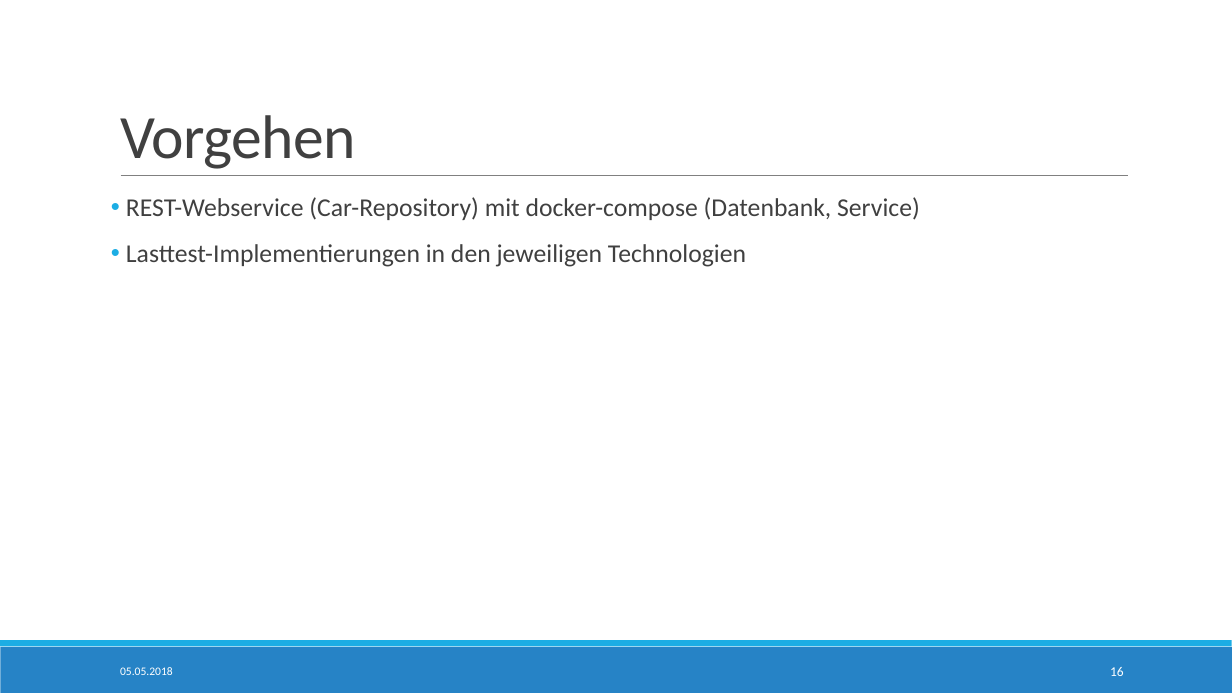
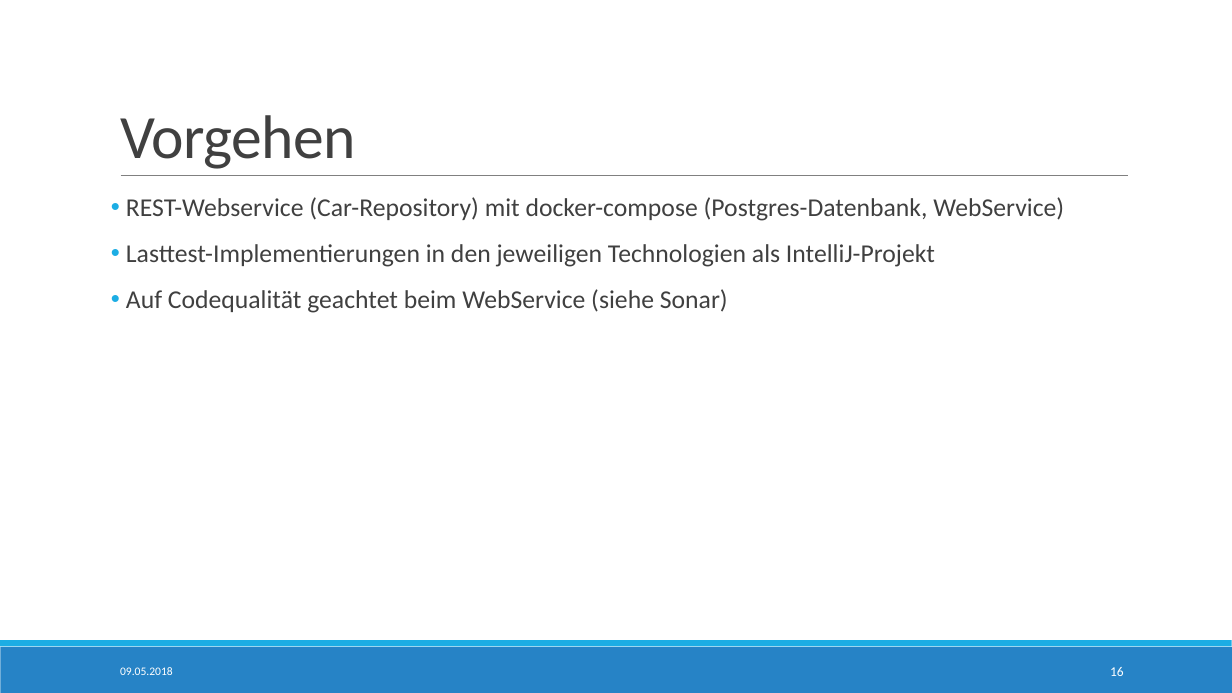
Before and after one commit to StTraeger/sqs-car-webservice, a slide deck: slide 16 of LoadTesting.pptx. Drawn at 1232x693 pixels with LibreOffice and Linux fonts; fonts in the diff are those of the drawing. Boxes give left, top, right and bottom in pixels: in the first picture for what was removed or moved away, otherwise in the second. Text is boxed around its words. In the diff, an @@ line names an element or a change of style, - is before the commit and + after.

Commit message:
Added fixes due to sonar violations.

```diff
--- a/LoadTesting.pptx
+++ b/LoadTesting.pptx
@@ text at (126, 197, 1064, 313): text changed @@
-• REST-Webservice (Car-Repository) mit docker-compose (Datenbank, Service)
-• Lasttest-Implementierungen in den jeweiligen Technologien
+• REST-Webservice (Car-Repository) mit docker-compose (Postgres-Datenbank, WebService)
+• Lasttest-Implementierungen in den jeweiligen Technologien als IntelliJ-Projekt
+• Auf Codequalität geachtet beim WebService (siehe Sonar)
@@ text at (120, 667, 173, 675): text changed @@
-05.05.2018
+09.05.2018
```
Also in this commit, not shown: 15 other slides changed, 7 other files.
